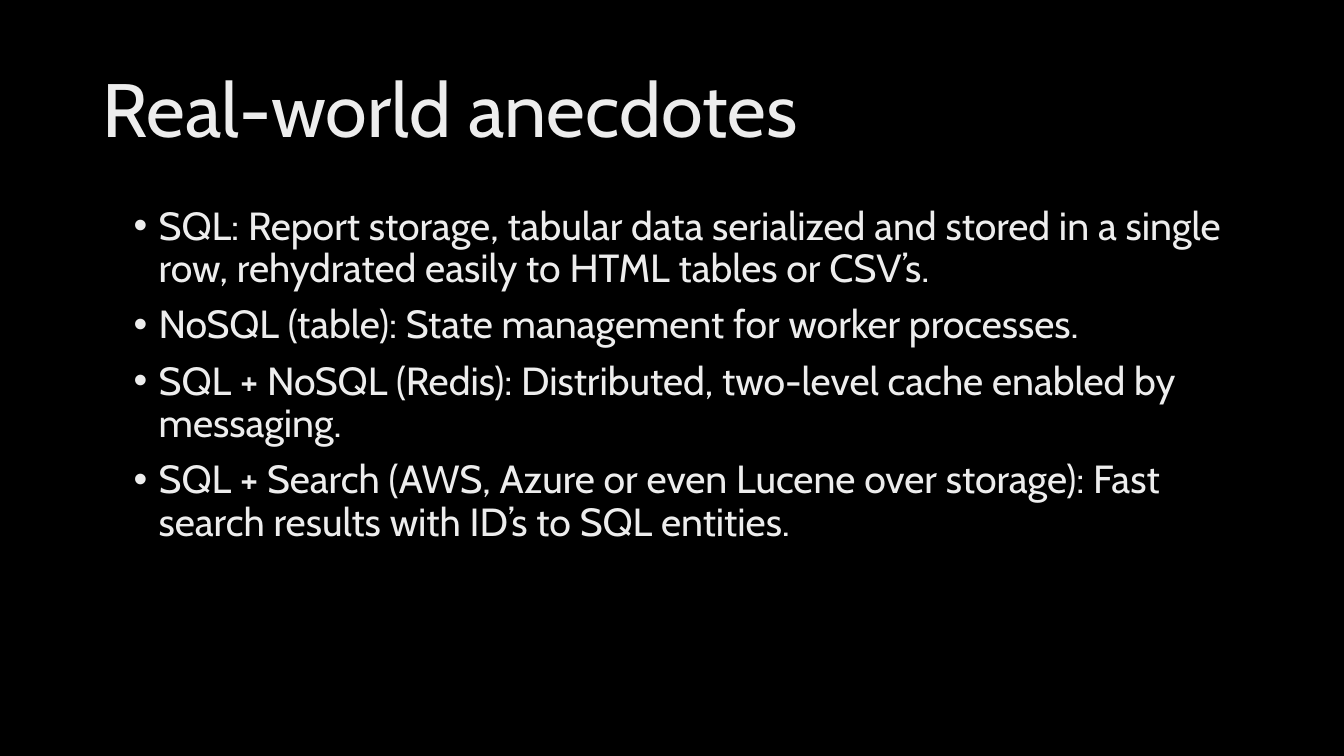
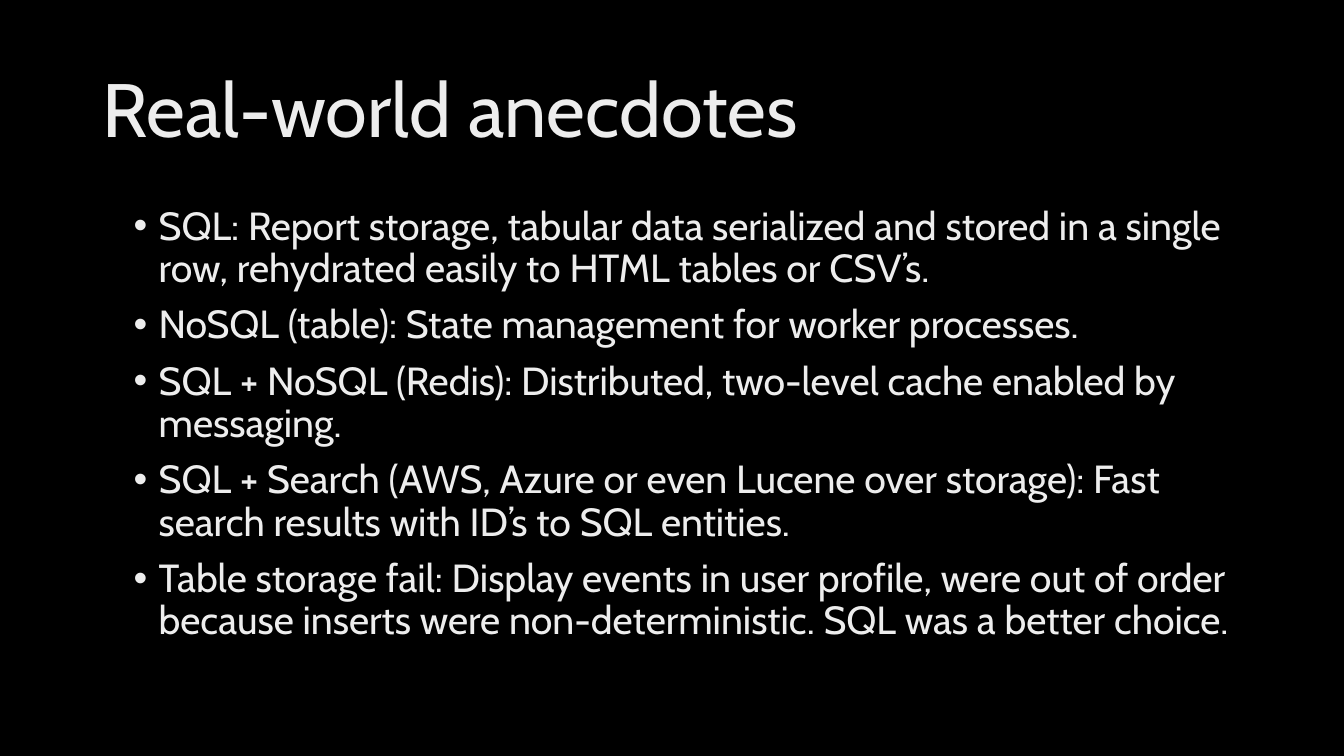
Before and after one commit to jeffputz/presentations, a slide deck: slide 16 of Architecture Without Data Drama.pptx (slide 13 before the commit). Drawn at 1344x756 pixels with LibreOffice and Linux fonts; fonts in the diff are those of the drawing; background and template pictures are left out. Boxes give left, top, right and bottom in pixels: in the first picture for what was removed or moved away, otherwise in the second. Text is boxed around its words. In the diff, an @@ line names an element or a change of style, - is before the commit and + after.

```diff
--- a/Architecture Without Data Drama.pptx
+++ b/Architecture Without Data Drama.pptx
@@ text at (x1=159, y1=562, x2=1228, y2=635): paragraph added @@
+• Table storage fail: Display events in user profile, were out of order because inserts were non-deterministic. SQL was a better choice.
```
Also in this commit, not shown: 5 other slides changed, 4 slides added, 1 slide removed.
